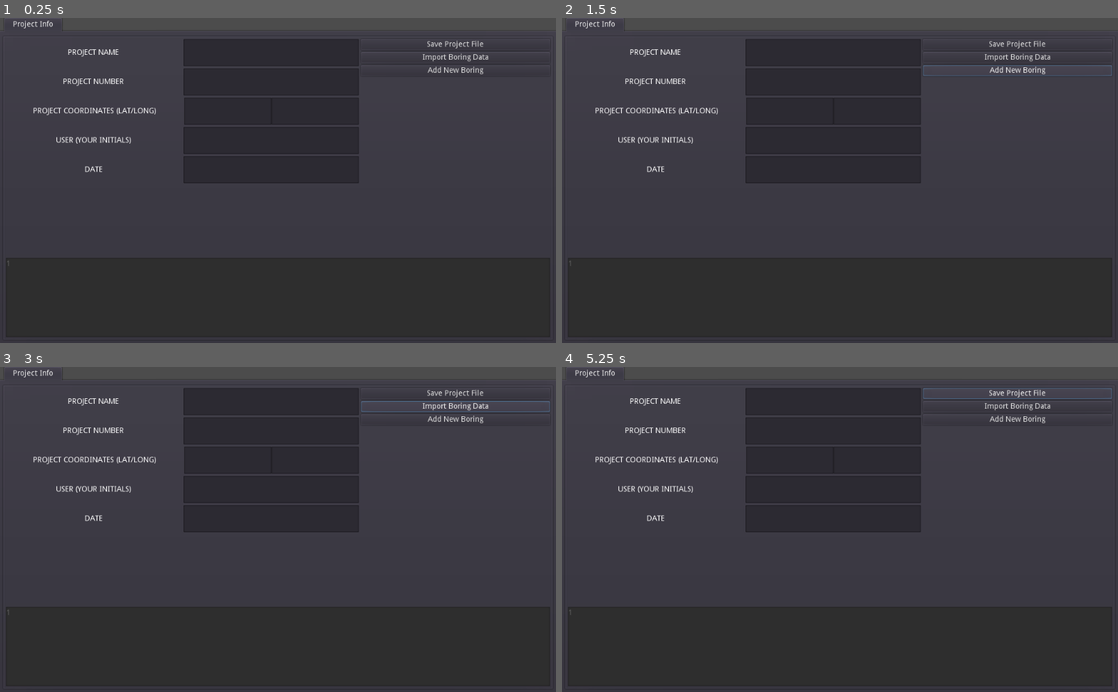
Above: before the commit, frames 1-4 (two rows, left to right).
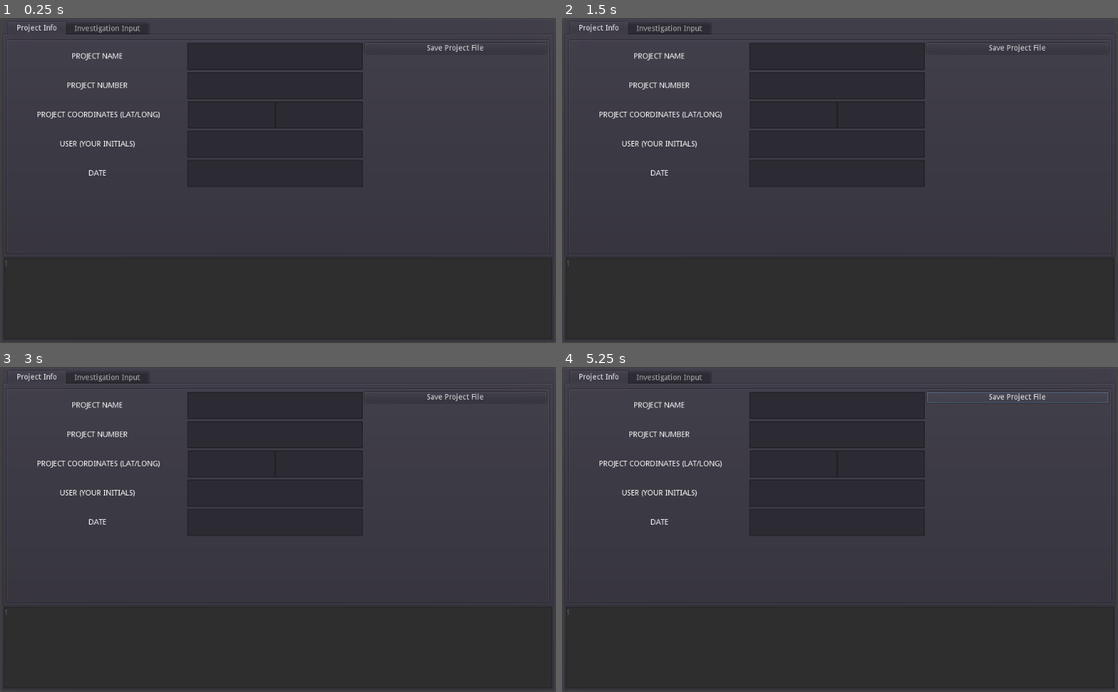
Above: after the commit, the same moments.

Repository: cypher31/BLiq
Game: Godot game, scene res://main.tscn
The game is run twice, just before and just after one commit, with the same random seed, the same clock (stepped at 60 frames per second) and the same inputs. The project has no main scene, so this scene is started directly.
Inputs (mouse positions are in pixels of both pictures, inside the frame that each line leads up to):
- Up to frame 1 (0.25 s): no input
- Up to frame 2 (1.5 s): click (1017, 57) at 0.5 s, where only the run before the commit has a clickable "Import Boring Data"; click (1017, 70) at 1.25 s, where only the run before the commit has a clickable "Add New Boring"
- Up to frame 3 (3 s): click (455, 419) at 2 s, where only the run before the commit has a clickable "Add New Boring"; click (455, 406) at 2.75 s, where only the run before the commit has a clickable "Import Boring Data"
- Up to frame 4 (5.25 s): click (1017, 406) at 3.5 s, where only the run before the commit has a clickable "Import Boring Data"; click (1017, 419) at 4.25 s, where only the run before the commit has a clickable "Add New Boring"; click "Save Project File" at 5 s

The runs differ from the first frame. In frame 1, 2.2% of the frame differs, in the area x 0-100%, y 0-99%; in frame 2, 2.4%; in frame 3, 2.3%; in frame 4, 2.5%.

Commit message:
Initialize investigation tabs
*Resize some other elements

Diff:
--- a/root_godot/console_out/console_out.tscn
+++ b/root_godot/console_out/console_out.tscn
@@ -3,9 +3,9 @@
 [node name="console_out" type="TextEdit"]
 margin_top = 304.0
 margin_right = 1002.0
-margin_bottom = 550.0
+margin_bottom = 454.0
+rect_min_size = Vector2( 1002, 150 )
 size_flags_horizontal = 3
-size_flags_vertical = 3
 readonly = true
 show_line_numbers = true
 wrap_enabled = true
--- /dev/null
+++ b/root_godot/tab_investigation_input/tab_investigation_input.tscn
@@ -0,0 +1,161 @@
+[gd_scene format=2]
+
+[node name="tab_investigation_template" type="Tabs"]
+anchor_right = 1.0
+anchor_bottom = 1.0
+margin_left = 4.0
+margin_top = 32.0
+margin_right = -4.0
+margin_bottom = -4.0
+__meta__ = {
+"_edit_use_anchors_": false
+}
+
+[node name="PanelContainer" type="PanelContainer" parent="."]
+margin_right = 14.0
+margin_bottom = 14.0
+__meta__ = {
+"_edit_use_anchors_": false
+}
+
+[node name="hbox_investigation" type="HBoxContainer" parent="PanelContainer"]
+margin_left = 7.0
+margin_top = 7.0
+margin_right = 987.0
+margin_bottom = 353.0
+rect_min_size = Vector2( 980, 346 )
+custom_constants/separation = 0
+__meta__ = {
+"_edit_use_anchors_": false
+}
+
+[node name="vbox_left" type="VBoxContainer" parent="PanelContainer/hbox_investigation"]
+margin_right = 490.0
+margin_bottom = 346.0
+size_flags_horizontal = 3
+__meta__ = {
+"_edit_use_anchors_": false
+}
+
+[node name="input_prj_name" type="HBoxContainer" parent="PanelContainer/hbox_investigation/vbox_left"]
+margin_right = 490.0
+margin_bottom = 25.0
+custom_constants/separation = 0
+__meta__ = {
+"_edit_use_anchors_": false
+}
+
+[node name="Label" type="Label" parent="PanelContainer/hbox_investigation/vbox_left/input_prj_name"]
+margin_top = -1.0
+margin_right = 138.0
+margin_bottom = 24.0
+rect_min_size = Vector2( 138, 25 )
+text = "Project name"
+align = 1
+valign = 1
+uppercase = true
+
+[node name="LineEdit" type="LineEdit" parent="PanelContainer/hbox_investigation/vbox_left/input_prj_name"]
+margin_left = 138.0
+margin_right = 490.0
+margin_bottom = 25.0
+rect_min_size = Vector2( 138, 25 )
+size_flags_horizontal = 3
+
+[node name="input_prj_number" type="HBoxContainer" parent="PanelContainer/hbox_investigation/vbox_left"]
+margin_top = 29.0
+margin_right = 490.0
+margin_bottom = 54.0
+custom_constants/separation = 0
+__meta__ = {
+"_edit_use_anchors_": false
+}
+
+[node name="Label" type="Label" parent="PanelContainer/hbox_investigation/vbox_left/input_prj_number"]
+margin_top = -1.0
+margin_right = 138.0
+margin_bottom = 24.0
+rect_min_size = Vector2( 138, 25 )
+text = "project number"
+align = 1
+valign = 1
+uppercase = true
+
+[node name="LineEdit" type="LineEdit" parent="PanelContainer/hbox_investigation/vbox_left/input_prj_number"]
+margin_left = 138.0
+margin_right = 490.0
+margin_bottom = 25.0
+rect_min_size = Vector2( 138, 25 )
+size_flags_horizontal = 3
+
+[node name="vbox_right" type="VBoxContainer" parent="PanelContainer/hbox_investigation"]
+margin_left = 490.0
+margin_right = 980.0
+margin_bottom = 346.0
+size_flags_horizontal = 3
+__meta__ = {
+"_edit_use_anchors_": false
+}
+
+[node name="input_prj_name" type="HBoxContainer" parent="PanelContainer/hbox_investigation/vbox_right"]
+margin_right = 490.0
+margin_bottom = 25.0
+custom_constants/separation = 0
+__meta__ = {
+"_edit_use_anchors_": false
+}
+
+[node name="Label" type="Label" parent="PanelContainer/hbox_investigation/vbox_right/input_prj_name"]
+margin_top = -1.0
+margin_right = 138.0
+margin_bottom = 24.0
+rect_min_size = Vector2( 138, 25 )
+text = "Project number"
+align = 1
+valign = 1
+uppercase = true
+__meta__ = {
+"_editor_description_": ""
+}
+
+[node name="LineEdit" type="LineEdit" parent="PanelContainer/hbox_investigation/vbox_right/input_prj_name"]
+margin_left = 138.0
+margin_right = 490.0
+margin_bottom = 25.0
+rect_min_size = Vector2( 138, 25 )
+size_flags_horizontal = 3
+__meta__ = {
+"_editor_description_": ""
+}
+
+[node name="input_prj_number" type="HBoxContainer" parent="PanelContainer/hbox_investigation/vbox_right"]
+margin_top = 29.0
+margin_right = 490.0
+margin_bottom = 54.0
+custom_constants/separation = 0
+__meta__ = {
+"_edit_use_anchors_": false
+}
+
+[node name="Label" type="Label" parent="PanelContainer/hbox_investigation/vbox_right/input_prj_number"]
+margin_top = -1.0
+margin_right = 138.0
+margin_bottom = 24.0
+rect_min_size = Vector2( 138, 25 )
+text = "Project number"
+align = 1
+valign = 1
+uppercase = true
+__meta__ = {
+"_editor_description_": ""
+}
+
+[node name="LineEdit" type="LineEdit" parent="PanelContainer/hbox_investigation/vbox_right/input_prj_number"]
+margin_left = 138.0
+margin_right = 490.0
+margin_bottom = 25.0
+rect_min_size = Vector2( 138, 25 )
+size_flags_horizontal = 3
+__meta__ = {
+"_editor_description_": ""
+}
--- /dev/null
+++ b/root_godot/tab_investigations/tab_investigations.tscn
@@ -0,0 +1,62 @@
+[gd_scene load_steps=3 format=2]
+
+[ext_resource path="res://tab_template/tab_template.tscn" type="PackedScene" id=1]
+[ext_resource path="res://tab_investigation_input/tab_investigation_input.tscn" type="PackedScene" id=2]
+
+[node name="Investigations" instance=ExtResource( 1 )]
+
+[node name="PanelContainer" type="PanelContainer" parent="." index="0"]
+margin_right = 1002.0
+margin_bottom = 396.0
+size_flags_horizontal = 3
+size_flags_vertical = 3
+__meta__ = {
+"_edit_use_anchors_": false,
+"_editor_description_": ""
+}
+
+[node name="TabContainer" type="TabContainer" parent="PanelContainer" index="0"]
+margin_left = 7.0
+margin_top = 7.0
+margin_right = 995.0
+margin_bottom = 389.0
+tab_align = 0
+
+[node name="Start Here" type="Tabs" parent="PanelContainer/TabContainer" index="0"]
+anchor_right = 1.0
+anchor_bottom = 1.0
+margin_left = 4.0
+margin_top = 32.0
+margin_right = -4.0
+margin_bottom = -4.0
+
+[node name="hbox_start" type="HBoxContainer" parent="PanelContainer/TabContainer/Start Here" index="0"]
+margin_right = 980.0
+margin_bottom = 346.0
+rect_min_size = Vector2( 980, 346 )
+custom_constants/separation = 0
+__meta__ = {
+"_edit_use_anchors_": false
+}
+
+[node name="vbox" type="VBoxContainer" parent="PanelContainer/TabContainer/Start Here/hbox_start" index="0"]
+margin_right = 980.0
+margin_bottom = 346.0
+size_flags_horizontal = 3
+__meta__ = {
+"_edit_use_anchors_": false
+}
+
+[node name="button_add_boring" type="Button" parent="PanelContainer/TabContainer/Start Here/hbox_start/vbox" index="0"]
+margin_right = 980.0
+margin_bottom = 20.0
+text = "ADD NEW BORING"
+
+[node name="button_import_borings" type="Button" parent="PanelContainer/TabContainer/Start Here/hbox_start/vbox" index="1"]
+margin_top = 24.0
+margin_right = 980.0
+margin_bottom = 44.0
+text = "IMPORT BORINGS"
+
+[node name="tab_investigation_input" parent="PanelContainer/TabContainer" index="1" instance=ExtResource( 2 )]
+visible = false
--- a/root_godot/tab_master/tab_master.tscn
+++ b/root_godot/tab_master/tab_master.tscn
@@ -1,12 +1,31 @@
-[gd_scene load_steps=2 format=2]
+[gd_scene load_steps=4 format=2]
 
 [ext_resource path="res://tab_prj_info/tab_prj_info.tscn" type="PackedScene" id=1]
+[ext_resource path="res://tab_investigation_input/tab_investigation_input.tscn" type="PackedScene" id=2]
+[ext_resource path="res://console_out/console_out.tscn" type="PackedScene" id=3]
 
 [node name="tab_master" type="Node2D"]
 
-[node name="tab_master" type="TabContainer" parent="."]
+[node name="PanelContainer" type="PanelContainer" parent="."]
 margin_right = 1024.0
 margin_bottom = 600.0
+__meta__ = {
+"_edit_use_anchors_": false
+}
+
+[node name="VBoxContainer" type="VBoxContainer" parent="PanelContainer"]
+margin_left = 7.0
+margin_top = 7.0
+margin_right = 1017.0
+margin_bottom = 593.0
+rect_min_size = Vector2( 1010, 586 )
+__meta__ = {
+"_edit_use_anchors_": false
+}
+
+[node name="tab_master" type="TabContainer" parent="PanelContainer/VBoxContainer"]
+margin_right = 1010.0
+margin_bottom = 432.0
 size_flags_horizontal = 3
 size_flags_vertical = 3
 tab_align = 0
@@ -14,6 +33,17 @@
 "_edit_use_anchors_": false
 }
 
-[node name="Project Info" parent="tab_master" instance=ExtResource( 1 )]
+[node name="Project Info" parent="PanelContainer/VBoxContainer/tab_master" instance=ExtResource( 1 )]
 margin_right = -4.0
 margin_bottom = -4.0
+
+[node name="Investigation Input" parent="PanelContainer/VBoxContainer/tab_master" instance=ExtResource( 2 )]
+visible = false
+margin_right = -4.0
+margin_bottom = -4.0
+
+[node name="console_out" parent="PanelContainer/VBoxContainer" instance=ExtResource( 3 )]
+margin_top = 436.0
+margin_right = 1010.0
+margin_bottom = 586.0
+rect_min_size = Vector2( 0, 150 )
--- a/root_godot/tab_prj_info/tab_prj_info.tscn
+++ b/root_godot/tab_prj_info/tab_prj_info.tscn
@@ -1,13 +1,14 @@
-[gd_scene load_steps=3 format=2]
+[gd_scene load_steps=2 format=2]
 
 [ext_resource path="res://tab_template/tab_template.tscn" type="PackedScene" id=1]
-[ext_resource path="res://console_out/console_out.tscn" type="PackedScene" id=2]
 
 [node name="Project Info" instance=ExtResource( 1 )]
 
 [node name="PanelContainer" type="PanelContainer" parent="." index="0"]
-margin_right = 1016.0
-margin_bottom = 564.0
+margin_right = 1002.0
+margin_bottom = 396.0
+size_flags_horizontal = 3
+size_flags_vertical = 3
 __meta__ = {
 "_edit_use_anchors_": false
 }
@@ -15,17 +16,16 @@
 [node name="VBoxContainer" type="VBoxContainer" parent="PanelContainer" index="0"]
 margin_left = 7.0
 margin_top = 7.0
-margin_right = 1009.0
-margin_bottom = 557.0
+margin_right = 995.0
+margin_bottom = 389.0
 
 [node name="HBoxContainer" type="HBoxContainer" parent="PanelContainer/VBoxContainer" index="0"]
-margin_right = 1002.0
-margin_bottom = 400.0
-rect_min_size = Vector2( 0, 400 )
+margin_right = 988.0
+margin_bottom = 300.0
 
 [node name="VBoxLeft" type="VBoxContainer" parent="PanelContainer/VBoxContainer/HBoxContainer" index="0"]
 margin_right = 650.0
-margin_bottom = 400.0
+margin_bottom = 300.0
 rect_min_size = Vector2( 650, 300 )
 
 [node name="prj_name" type="HBoxContainer" parent="PanelContainer/VBoxContainer/HBoxContainer/VBoxLeft" index="0"]
@@ -165,27 +165,12 @@
 
 [node name="VBoxRight" type="VBoxContainer" parent="PanelContainer/VBoxContainer/HBoxContainer" index="1"]
 margin_left = 654.0
-margin_right = 1002.0
-margin_bottom = 400.0
+margin_right = 988.0
+margin_bottom = 300.0
 rect_min_size = Vector2( 0, 300 )
 size_flags_horizontal = 3
 
 [node name="button_save" type="Button" parent="PanelContainer/VBoxContainer/HBoxContainer/VBoxRight" index="0"]
-margin_right = 348.0
+margin_right = 334.0
 margin_bottom = 20.0
 text = "Save Project File"
-
-[node name="button_import" type="Button" parent="PanelContainer/VBoxContainer/HBoxContainer/VBoxRight" index="1"]
-margin_top = 24.0
-margin_right = 348.0
-margin_bottom = 44.0
-text = "Import Boring Data"
-
-[node name="button_add_boring" type="Button" parent="PanelContainer/VBoxContainer/HBoxContainer/VBoxRight" index="2"]
-margin_top = 48.0
-margin_right = 348.0
-margin_bottom = 68.0
-text = "Add New Boring"
-
-[node name="console_out" parent="PanelContainer/VBoxContainer" index="1" instance=ExtResource( 2 )]
-margin_top = 404.0
